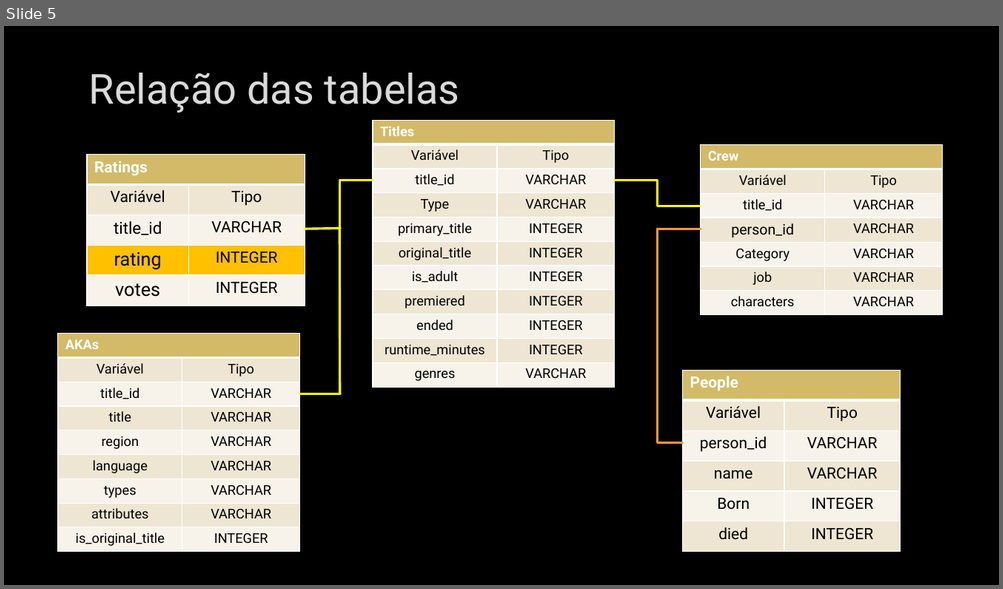
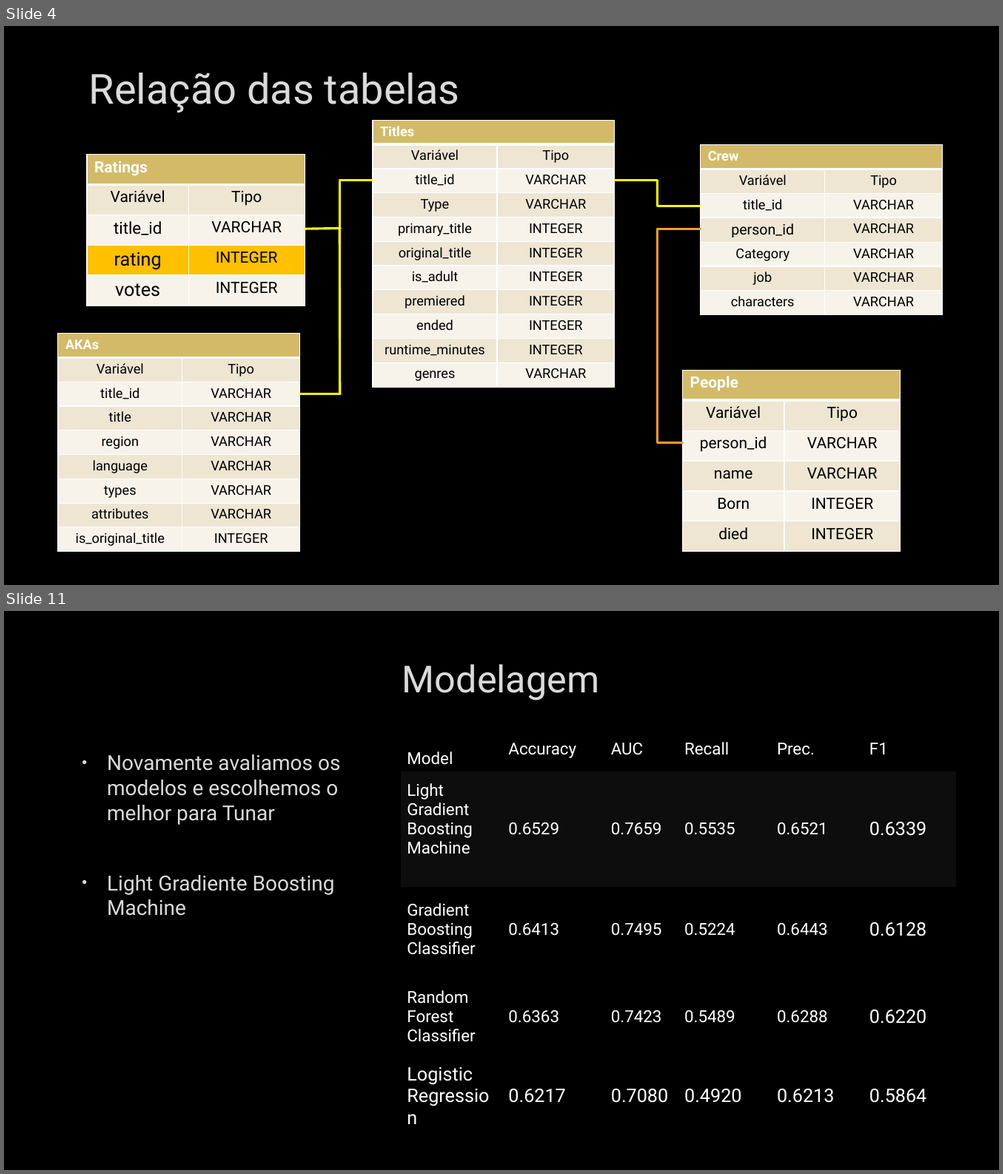
Before and after one commit to ProencaC/imdb, a slide deck: Docs/Apresentação.pptx. Shown one above the other, each under a label of ours: slide 5 before the commit, slides 4 and 11 after it; the slides between them are not shown. The pictures are 1003x589 and 1003x1174 pixels, drawn with LibreOffice and Linux fonts; fonts in the diff are those of the drawing; background and template pictures are left out. Boxes give left, top, right and bottom in pixels: in the first picture for what was removed or moved away, otherwise in the second. Text is boxed around its words. In the diff, an @@ line names an element or a change of style, - is before the commit and + after.

```diff
--- a/Docs/Apresentação.pptx
+++ b/Docs/Apresentação.pptx
@@ slide 11 added at (x1=4, y1=611, x2=999, y2=1170), background picture (left out) @@
@@ title added at (x1=402, y1=664, x2=600, y2=701), 36 pt, text #DADADA @@
+Modelagem
@@ table added at (x1=401, y1=727, x2=956, y2=1122), 5 rows, 6 columns @@
+Model | Accuracy | AUC | Recall | Prec. | F1
+Light Gradient Boosting Machine | 0.6529 | 0.7659 | 0.5535 | 0.6521 | 0.6339
+Gradient Boosting Classifier | 0.6413 | 0.7495 | 0.5224 | 0.6443 | 0.6128
+Random Forest Classifier | 0.6363 | 0.7423 | 0.5489 | 0.6288 | 0.6220
+Logistic Regression | 0.6217 | 0.7080 | 0.4920 | 0.6213 | 0.5864
@@ text added at (x1=107, y1=755, x2=340, y2=916), 20 pt, text #DADADA @@
+• Novamente avaliamos os modelos e escolhemos o melhor para Tunar
+• Light Gradiente Boosting Machine
@@ what was slide 5 is now slide 4 @@
```
Also in this commit, not shown: 5 slides changed, 7 other slides added, 4 slides removed.
